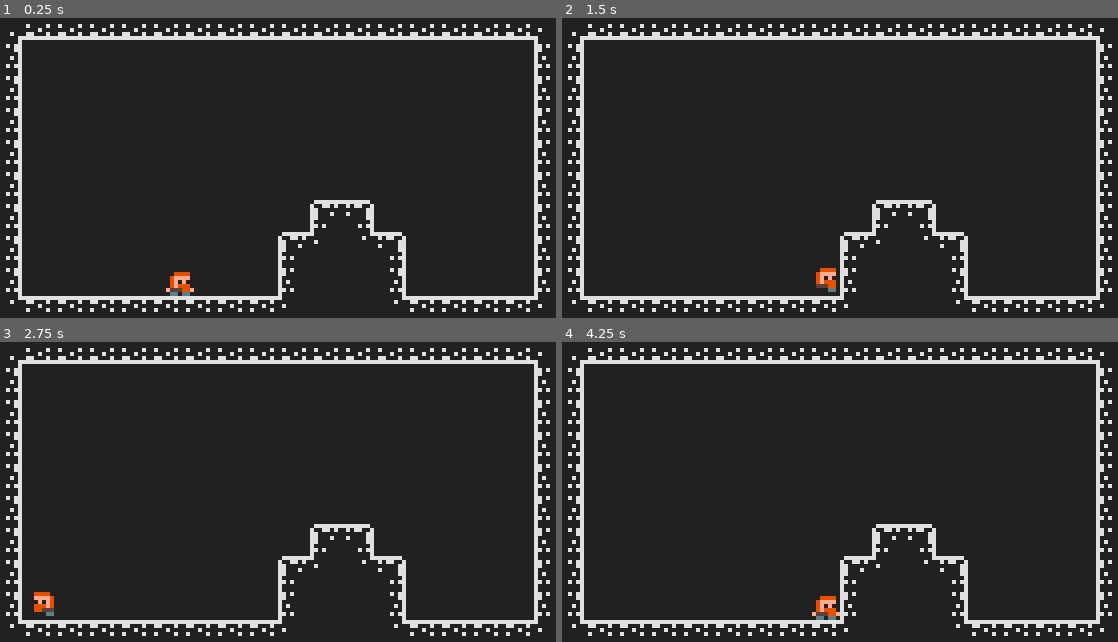
Above: before the commit, frames 1-4 (two rows, left to right).
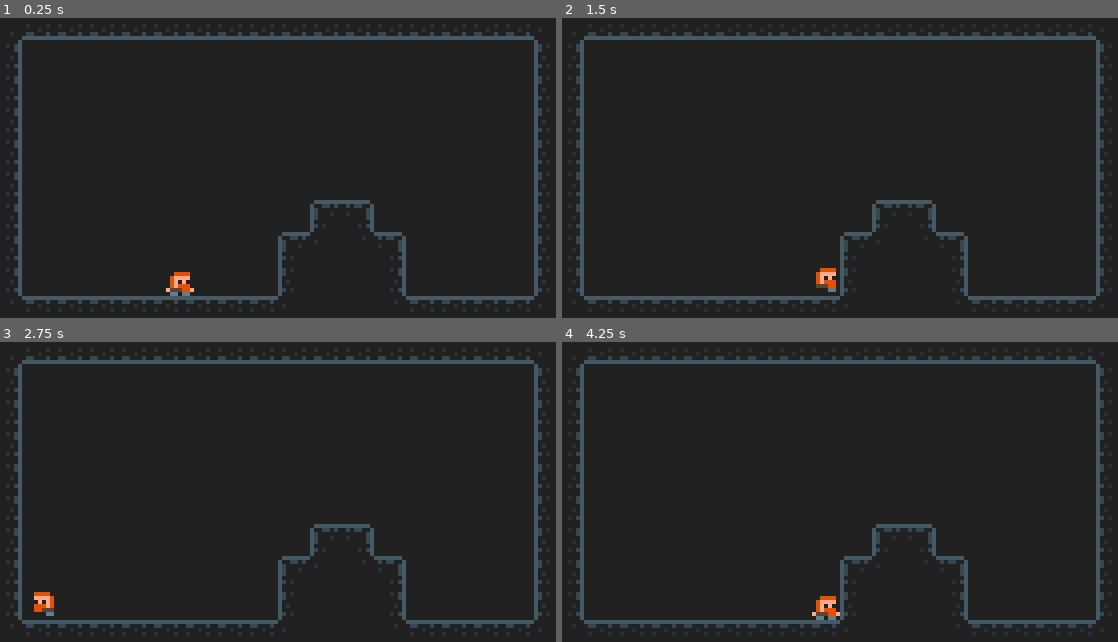
Above: after the commit, the same moments.

Repository: Paraldos/DwarfMine
Game: Godot game, scene res://World/mine.tscn
Two runs of this game, one before a commit and one after it. Both use one fixed random seed, a clock stepped at 60 frames per second and the inputs below.
Inputs:
- Up to frame 1 (0.25 s): no input
- Up to frame 2 (1.5 s): tap Enter at 0.5 s; hold Right (ui_right) from 0.53 s (still down)
- Up to frame 3 (2.75 s): release Right (ui_right) at 2.03 s; hold Left (ui_left) from 2.03 s (still down)
- Up to frame 4 (4.25 s): release Left (ui_left) at 2.78 s; hold Right (ui_right) from 2.78 s (still down)

The runs differ from the first frame. In frame 1, 7.2% of the frame differs, in the area x 1-99%, y 2-98%; in frame 2, 7.2%; in frame 3, 7.2%; in frame 4, 7.2%.

Commit message:
reworked tileset

Diff:
--- a/player/player.gd
+++ b/player/player.gd
@@ -26,7 +26,7 @@
 func _attack():
 	if status != "Idle":
 		return
-	if Input.is_action_just_pressed("ui_attack"):
+	if Input.is_action_pressed("ui_attack"):
 		status = "Bow"
 
 func _jump(delta):
--- a/player/player_animation.gd
+++ b/player/player_animation.gd
@@ -5,7 +5,6 @@
 @onready var state_machine = animation_tree["parameters/playback"]
 var current_state = "idle"
 @onready var attack_bow = $AttackBow
-
 
 func _ready():
 	animation_tree.active = true
@@ -27,3 +26,4 @@
 
 func _emit_attack_signal():
 	attack_bow._attack(flip_h)
+	current_state = "Idle"
Binary file changed: assets/Tileset_Cave.png
